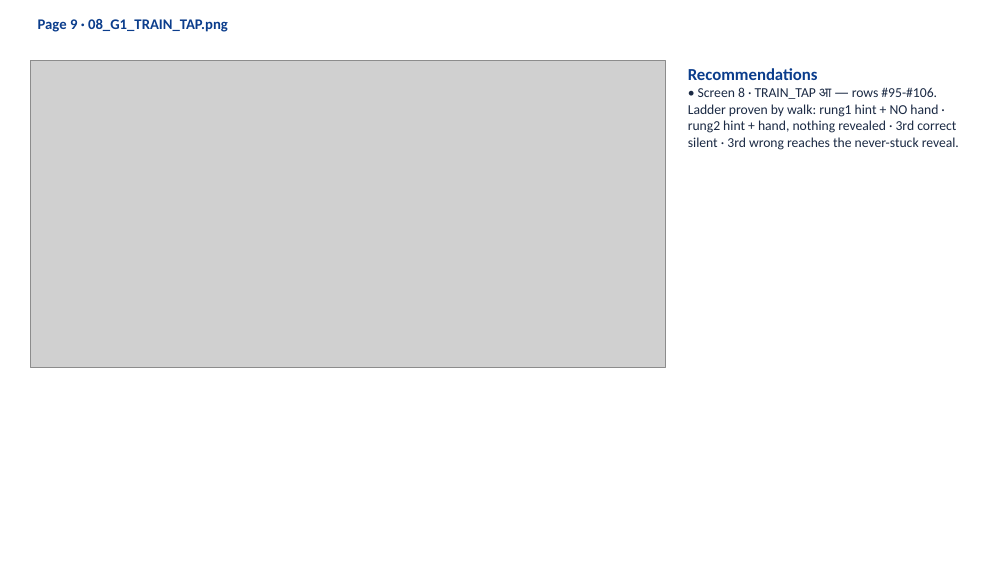
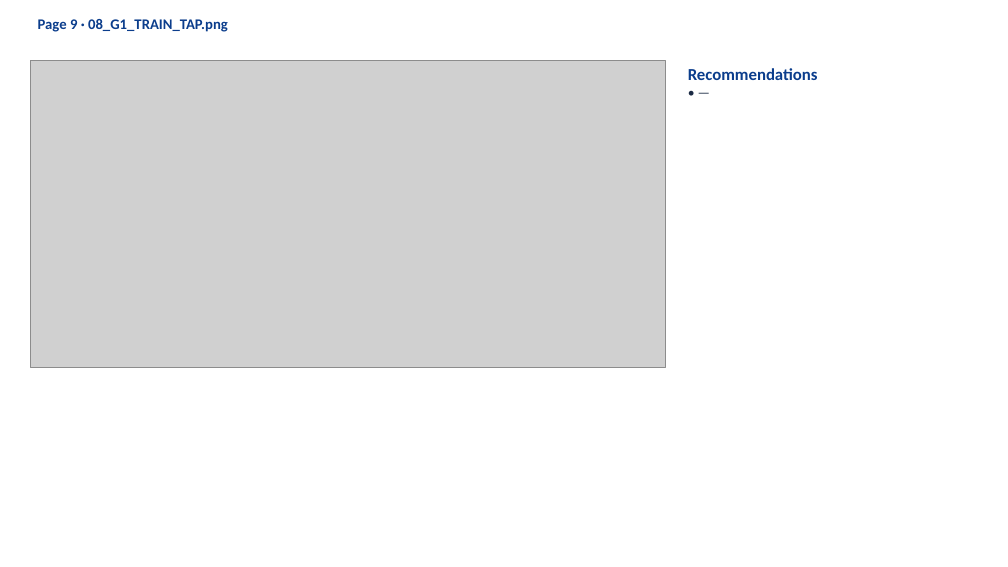
Before and after one commit to khugshalharshvardhan/HI02H11_L02_S01_DEV_HANDOFF-file2-, a slide deck: slide 10 of 3_CURRENT_BUILD/HI02H11_L02_S01_REVISED_review.pptx. Drawn at 1008x567 pixels with LibreOffice and Linux fonts; fonts in the diff are those of the drawing; grey boxes stand for pictures. Boxes give left, top, right and bottom in pixels: in the first picture for what was removed or moved away, otherwise in the second. Text is boxed around its words. In the diff, an @@ line names an element or a change of style, - is before the commit and + after.

```diff
--- a/3_CURRENT_BUILD/HI02H11_L02_S01_REVISED_review.pptx
+++ b/3_CURRENT_BUILD/HI02H11_L02_S01_REVISED_review.pptx
@@ text at box(688, 87, 959, 150): text changed @@
-• Screen 8 · TRAIN_TAP आ — rows #95-#106. Ladder proven by walk: rung1 hint + NO hand · rung2 hint + hand, nothing revealed · 3rd correct silent · 3rd wrong reaches the never-stuck reveal.
+• —
```
Also in this commit, not shown: 17 other slides changed, 38 other files.
